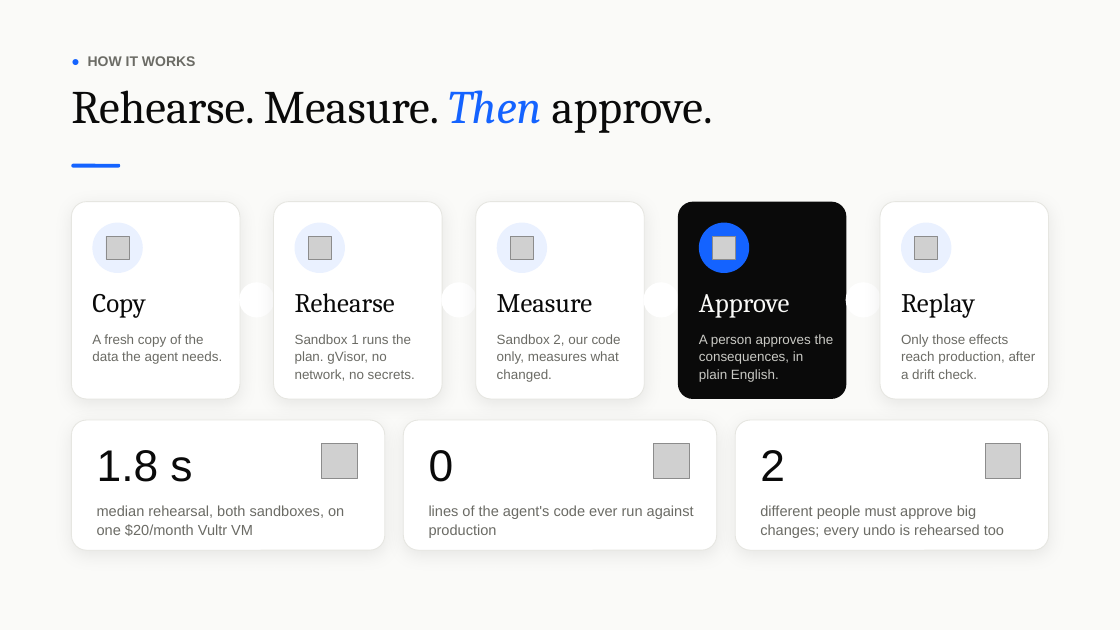
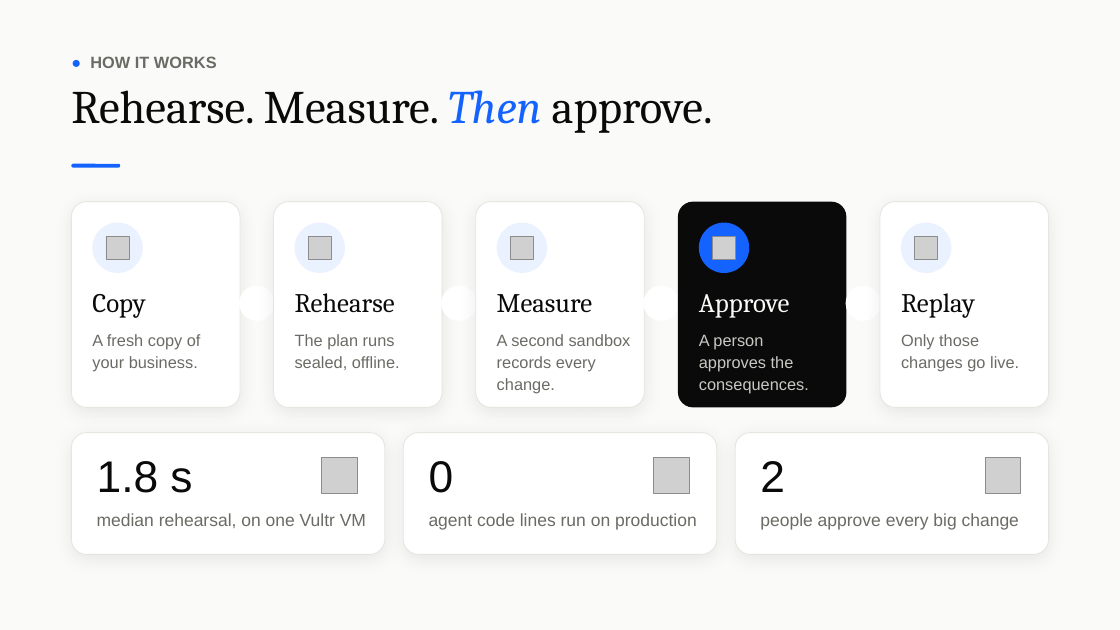
Before and after one commit to vidigoat/stunt-double, a slide deck: slide 3 of presentation/StuntDouble.pptx. Drawn at 1120x630 pixels with LibreOffice and Linux fonts; fonts in the diff are those of the drawing; grey boxes stand for pictures; background and template pictures are left out. Boxes give left, top, right and bottom in pixels: in the first picture for what was removed or moved away, otherwise in the second. Text is boxed around its words. In the diff, an @@ line names an element or a change of style, - is before the commit and + after.

```diff
--- a/presentation/StuntDouble.pptx
+++ b/presentation/StuntDouble.pptx
@@ text "● HOW IT WORKS" at bbox=[90, 56, 217, 68]: size 12 to 14 pt @@
@@ rounded rectangle: place and size @@
-rounded rectangle at bbox=[71, 202, 240, 399]
+rounded rectangle at bbox=[71, 202, 240, 408]
@@ rounded rectangle: place and size @@
-rounded rectangle at bbox=[274, 202, 443, 399]
+rounded rectangle at bbox=[274, 202, 443, 408]
@@ rounded rectangle: place and size @@
-rounded rectangle at bbox=[476, 202, 644, 399]
+rounded rectangle at bbox=[476, 202, 644, 408]
@@ rounded rectangle: place and size @@
-rounded rectangle at bbox=[678, 202, 847, 399]
+rounded rectangle at bbox=[678, 202, 847, 408]
@@ rounded rectangle: place and size @@
-rounded rectangle at bbox=[881, 202, 1049, 399]
+rounded rectangle at bbox=[881, 202, 1049, 408]
@@ ellipse: place and size @@
-ellipse at bbox=[644, 282, 679, 318]
+ellipse at bbox=[644, 286, 679, 321]
@@ text at bbox=[92, 334, 201, 371]: text changed; size 11.5 to 14 pt @@
-A fresh copy of the data the agent needs.
+A fresh copy of your business.
@@ text at bbox=[295, 334, 400, 370]: text changed; size 11.5 to 14 pt @@
-Sandbox 1 runs the plan. gVisor, no network, no secrets.
+The plan runs sealed, offline.
@@ text at bbox=[497, 334, 631, 393]: text changed; size 11.5 to 14 pt @@
-Sandbox 2, our code only, measures what changed.
+A second sandbox records every change.
@@ text at bbox=[699, 334, 809, 393]: text changed; size 11.5 to 14 pt @@
-A person approves the consequences, in plain English.
+A person approves the consequences.
@@ text at bbox=[901, 334, 1019, 371]: text changed; size 11.5 to 14 pt @@
-Only those effects reach production, after a drift check.
+Only those changes go live.
@@ rounded rectangle: place and size @@
-rounded rectangle at bbox=[71, 420, 385, 550]
+rounded rectangle at bbox=[71, 433, 385, 555]
@@ text "1.8 s": place and size @@
-text "1.8 s" at bbox=[97, 450, 192, 482]
+text "1.8 s" at bbox=[97, 461, 192, 493]
@@ proportions changed in 3 elements at bbox=[735, 433, 1049, 555], bbox=[71, 433, 385, 555], bbox=[403, 433, 717, 555] @@
@@ rounded rectangle: place and size @@
-rounded rectangle at bbox=[403, 420, 717, 550]
+rounded rectangle at bbox=[403, 433, 717, 555]
@@ text "0": place and size @@
-text "0" at bbox=[429, 450, 454, 482]
+text "0" at bbox=[429, 461, 454, 493]
@@ rounded rectangle: place and size @@
-rounded rectangle at bbox=[735, 420, 1049, 550]
+rounded rectangle at bbox=[735, 433, 1049, 555]
@@ text "2": place and size @@
-text "2" at bbox=[760, 450, 785, 481]
+text "2" at bbox=[760, 461, 785, 492]
@@ 3 pictures: place and size @@
-3 pictures at bbox=[322, 444, 1021, 479]
+3 pictures at bbox=[322, 458, 1021, 493]
@@ text at bbox=[97, 513, 366, 528]: text changed; size 12.5 to 15 pt @@
-median rehearsal, both sandboxes, on one $20/month Vultr VM
+median rehearsal, on one Vultr VM
@@ text at bbox=[429, 513, 697, 530]: text changed; size 12.5 to 15 pt @@
-lines of the agent's code ever run against production
+agent code lines run on production
@@ text at bbox=[760, 513, 1019, 530]: text changed; size 12.5 to 15 pt @@
-different people must approve big changes; every undo is rehearsed too
+people approve every big change
```
Also in this commit, not shown: 10 other slides changed, 1 slide added, 21 other files.
